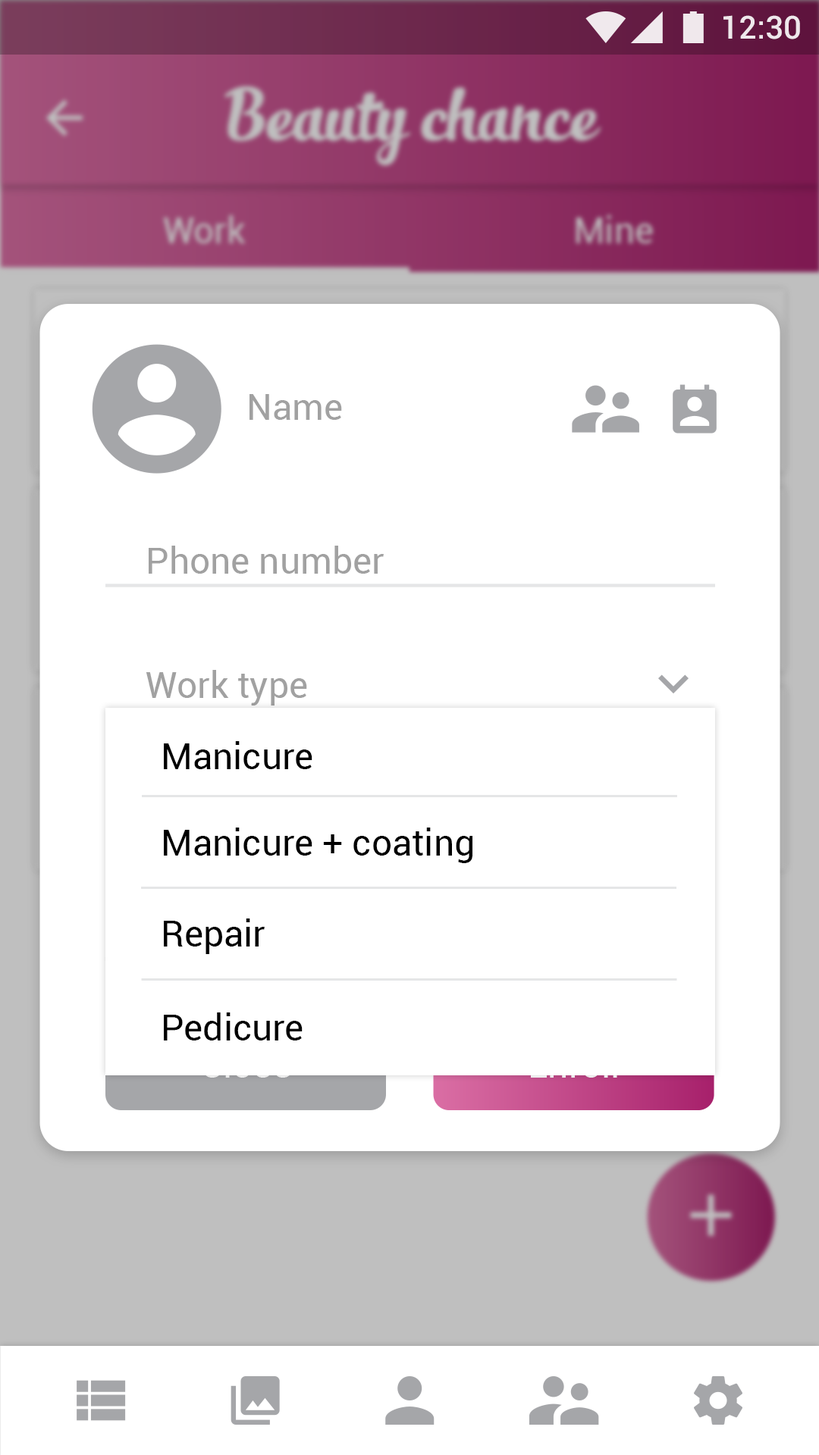
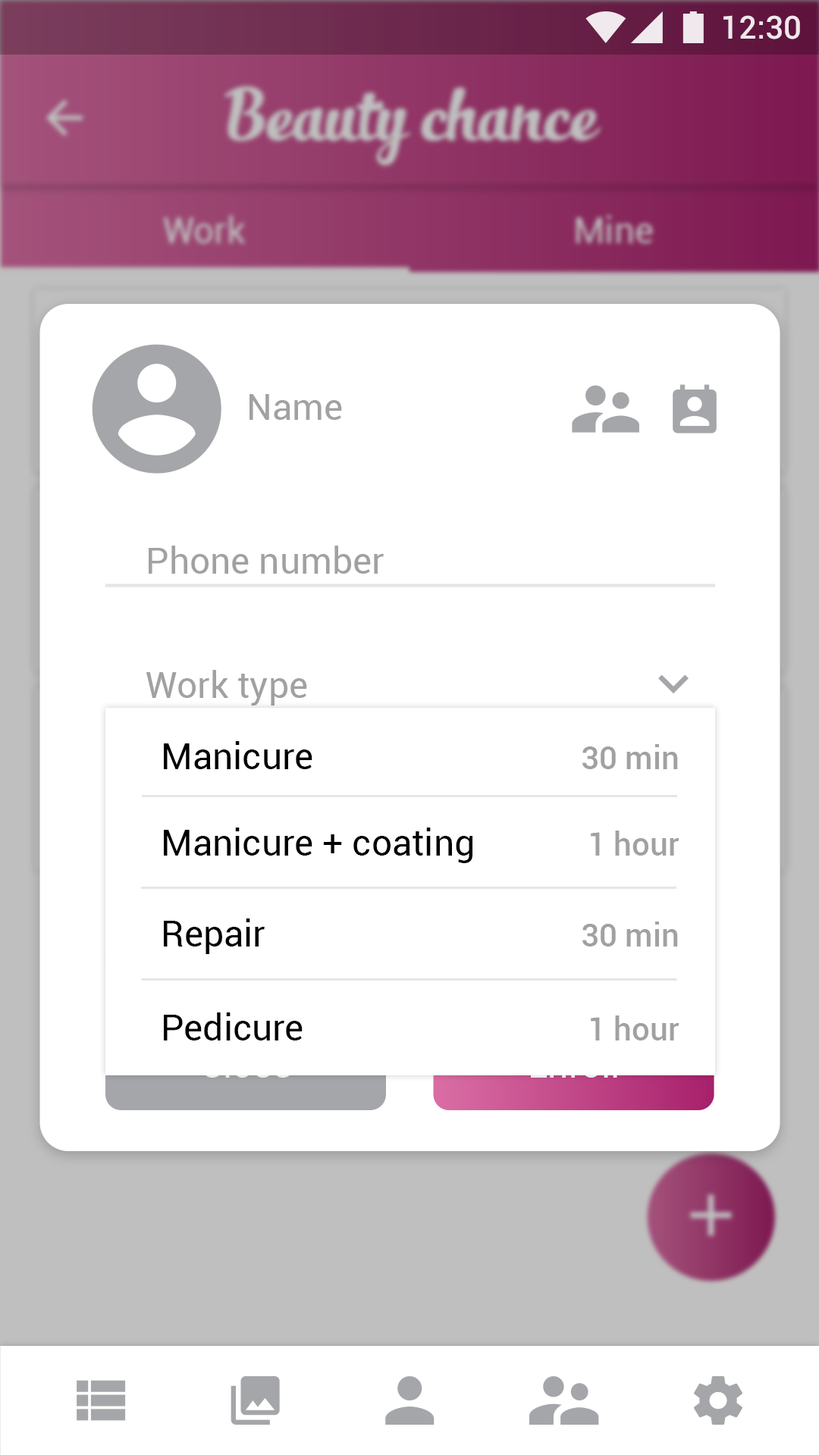
Layer changes from the first 819px x 1455px image to the second:
added layer "30 min" (1st of 2, in "master_list_work_enroll_work_type" › "Group 1") (50%) in group "Group 1" over [582,921,678,947]
added layer "1 hour copy" (50%) in group "Group 1" over [590,1015,680,1041]
added layer "1 hour" (50%) in group "Group 1" over [590,830,680,856]
added layer "30 min" (2nd of 2, in "master_list_work_enroll_work_type" › "Group 1") (50%) in group "Group 1" over [582,744,678,770]
